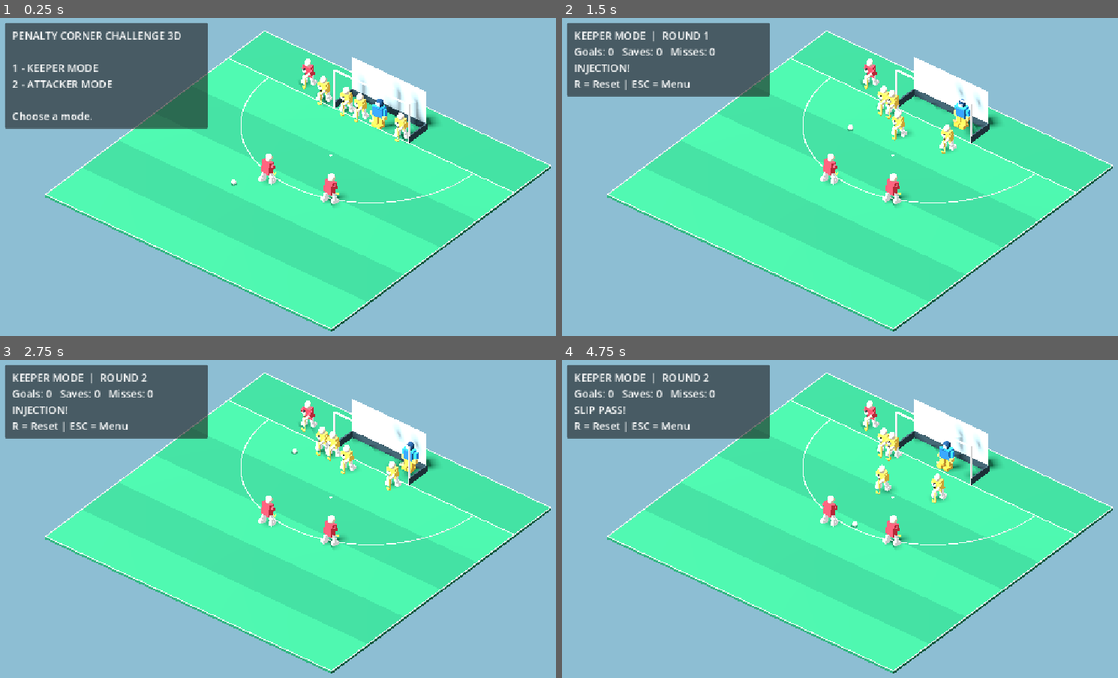
Above: before the commit, frames 1-4 (two rows, left to right).
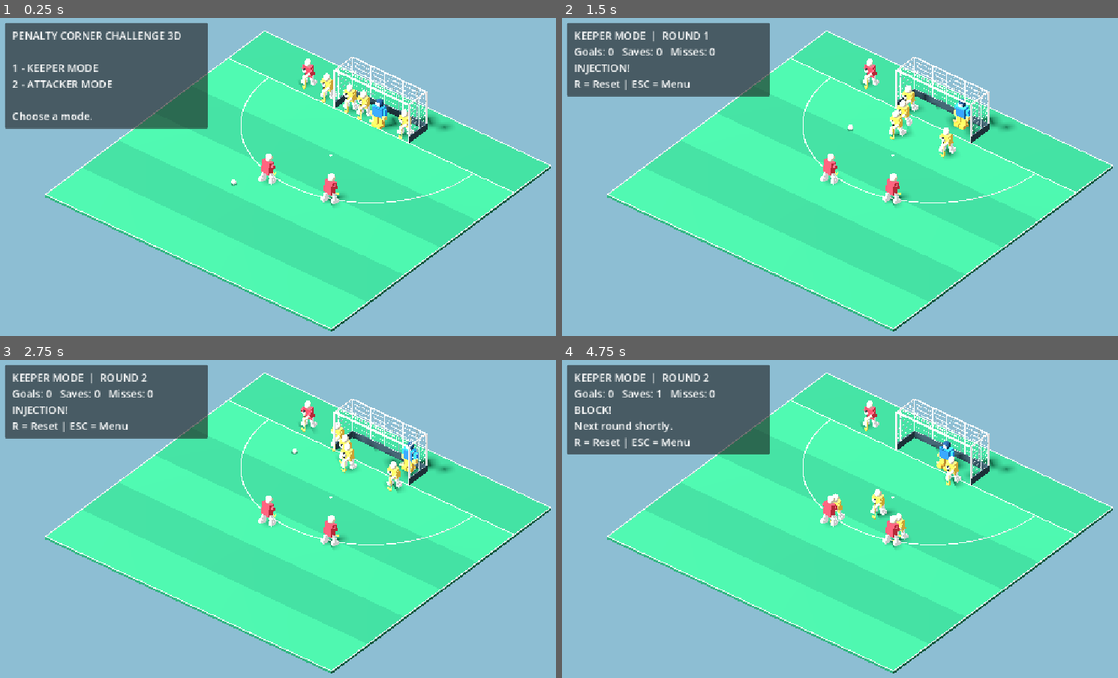
Above: after the commit, the same moments.

Repository: affarf/penalty-corner-challenge-3d
Game: Godot game, scene res://scenes/main_3d.tscn
Same seed, same stepped clock (60 frames per second), same inputs: the game is played once before the commit and once after it.
Inputs:
- Up to frame 1 (0.25 s): no input
- Up to frame 2 (1.5 s): tap Enter at 0.5 s; hold D (move_right) 0.53-1.28 s; tap 1 at 0.6 s; tap Space at 0.77 s; hold S (move_down) from 1.28 s (still down); tap 2 at 1.35 s
- Up to frame 3 (2.75 s): tap Space at 1.52 s; release S (move_down) at 2.03 s; hold D (move_right) from 2.03 s (still down); tap R at 2.1 s
- Up to frame 4 (4.75 s): release D (move_right) at 2.78 s; hold W (move_up) 2.78-3.53 s; tap E at 2.85 s; tap Space at 3.02, 3.77, 4.52 s; hold A (move_left) from 3.53 s (still down); tap 3 at 3.6 s; tap J at 4.35 s

The runs differ from the first frame. In frame 1, 2.0% of the frame differs, in the area x 56-82%, y 12-40%; in frame 2, 2.0%; in frame 3, 1.8%; in frame 4, 4.7%, in the area x 0-82%, y 9-57%.

Commit message:
Added defender movement to rush the ball

Diff:
--- a/scenes/main_3d.tscn
+++ b/scenes/main_3d.tscn
@@ -26,7 +26,7 @@
 height_scale = 1.2
 
 [node name="Goalkeeper3D" parent="." unique_id=2044590347 instance=ExtResource("5_78blk")]
-transform = Transform3D(1.1, 0, 0, 0, 1.1, 0, 0, 0, 1.1, 1.5, 0, -18)
+transform = Transform3D(1.1, 0, 0, 0, 1.1, 0, 0, 0, 1.1, 1, 0, -19)
 min_z = -20.0
 max_z = -10.0
 dive_distance = 1.5
@@ -43,21 +43,21 @@
 height_scale = 1.25
 
 [node name="Defender1" parent="." unique_id=1709637231 instance=ExtResource("4_le0cj")]
-transform = Transform3D(1, 0, 0, 0, 1, 0, 0, 0, 1, -1.5, 0, -18.5)
+transform = Transform3D(1, 0, 0, 0, 1, 0, 0, 0, 1, -1.5, 0, -19)
 shirt_color = Color(0.95686275, 0.77254903, 0.25882354, 1)
 height_scale = 1.2
 
 [node name="Defender2" parent="." unique_id=2130042826 instance=ExtResource("4_le0cj")]
-transform = Transform3D(1, 0, 0, 0, 1, 0, 0, 0, 1, 3, 0, -18.5)
+transform = Transform3D(1, 0, 0, 0, 1, 0, 0, 0, 1, 3, 0, -19)
 shirt_color = Color(0.95686275, 0.77254903, 0.25882354, 1)
 height_scale = 1.2
 
 [node name="Defender3" parent="." unique_id=660391153 instance=ExtResource("4_le0cj")]
-transform = Transform3D(1, 0, 0, 0, 1, 0, 0, 0, 1, -3, 0, -18.5)
+transform = Transform3D(1, 0, 0, 0, 1, 0, 0, 0, 1, -3, 0, -19)
 shirt_color = Color(0.95686275, 0.77254903, 0.25882354, 1)
 height_scale = 1.2
 
 [node name="Defender4" parent="." unique_id=810027603 instance=ExtResource("4_le0cj")]
-transform = Transform3D(1, 0, 0, 0, 1, 0, 0, 0, 1, -5.5, 0, -18.5)
+transform = Transform3D(1, 0, 0, 0, 1, 0, 0, 0, 1, -5.5, 0, -19)
 shirt_color = Color(0.95686275, 0.77254903, 0.25882354, 1)
 height_scale = 1.2
--- a/scripts/ai/defender_rush_3d.gd
+++ b/scripts/ai/defender_rush_3d.gd
@@ -1,30 +1,63 @@
 
 extends Node
 
-@export var rush_speed: float = 6.0
-@export var support_speed: float = 4.0
+signal ball_intercepted
+
+@export_group("Movement")
+@export var first_runner_speed: float = 7.0
+@export var second_runner_speed: float = 5.8
+@export var coverage_speed: float = 4.5
+
+@export_group("Interception")
+@export var intercept_radius: float = 0.75
+@export var intercept_height: float = 0.60
 
 var defenders: Array[Node3D] = []
 var starting_positions: Array[Vector3] = []
-var target_positions: Array[Vector3] = []
+var targets: Array[Vector3] = []
+
+var stopper: Node3D
+var shooter: Node3D
+var ball: Node3D
+
+var goal_z: float = -18.5
+
 var active: bool = false
-
-
-func setup(players: Array[Node3D]) -> void:
+var interception_enabled: bool = false
+var last_ball_position: Vector3 = Vector3.ZERO
+
+
+func setup(
+	players: Array[Node3D],
+	stopper_node: Node3D,
+	shooter_node: Node3D,
+	ball_node: Node3D
+) -> void:
 	defenders = players
+	stopper = stopper_node
+	shooter = shooter_node
+	ball = ball_node
+
 	starting_positions.clear()
-	target_positions.clear()
+	targets.clear()
 
 	for defender in defenders:
 		starting_positions.append(defender.position)
-		target_positions.append(defender.position)
+		targets.append(defender.position)
+
+	last_ball_position = ball.position
 
 
 func reset_runners() -> void:
 	active = false
+	interception_enabled = false
 
 	for i in range(defenders.size()):
 		defenders[i].position = starting_positions[i]
+		defenders[i].set_running(false, 1.0)
+
+	if ball != null:
+		last_ball_position = ball.position
 
 
 func release() -> void:
@@ -32,60 +65,144 @@
 		return
 
 	active = true
-	target_positions.clear()
-
-	# Temporary balanced defensive pattern:
-	# first runner pressures the stopper,
-	# second runner supports,
-	# remaining defenders protect the D.
-
-	target_positions.append(
-		starting_positions[0]
-		+ Vector3(0.0, 0.0, 5.5)
-	)
-
-	target_positions.append(
-		starting_positions[1]
-		+ Vector3(0.0, 0.0, 3.5)
-	)
-
-	target_positions.append(
-		starting_positions[2]
-		+ Vector3(-0.8, 0.0, 1.2)
-	)
-
-	target_positions.append(
-		starting_positions[3]
-		+ Vector3(0.8, 0.0, 1.2)
-	)
+	interception_enabled = true
+
+	# The first runner goes toward the stopper.
+	targets[0] = Vector3(
+		stopper.position.x,
+		0.0,
+		maxf(stopper.position.z - 1.2, goal_z + 0.8)
+	)
+
+	# Second runner pressures the shooter.
+	targets[1] = Vector3(
+		shooter.position.x,
+		0.0,
+		maxf(shooter.position.z - 1.3, goal_z + 0.8)
+	)
+
+	# Third defender protects the passing lane.
+	targets[2] = Vector3(
+		(stopper.position.x + shooter.position.x) * 0.5,
+		0.0,
+		maxf(
+			(stopper.position.z + shooter.position.z) * 0.5 - 2.0,
+			goal_z + 1.0
+		)
+	)
+
+	# Fourth defender stays near the right post.
+	targets[3] = Vector3(
+		2.4,
+		0.0,
+		goal_z + 0.8
+	)
+
+	last_ball_position = ball.position
 
 
 func stop_runners() -> void:
 	active = false
+	interception_enabled = false
+
+	for defender in defenders:
+		defender.set_running(false, 0.0)
 
 
 func _physics_process(delta: float) -> void:
 	if not active:
 		return
 
-	var all_arrived := true
+	var all_arrived: bool = true
 
 	for i in range(defenders.size()):
 		var defender: Node3D = defenders[i]
-		var target: Vector3 = target_positions[i]
-
-		var speed: float = support_speed
+		var target: Vector3 = targets[i]
+
+		var speed: float = coverage_speed
 
 		if i == 0:
-			speed = rush_speed
+			speed = first_runner_speed
+		elif i == 1:
+			speed = second_runner_speed
+
+		var previous_position: Vector3 = defender.position
 
 		defender.position = defender.position.move_toward(
 			target,
 			speed * delta
 		)
 
+		var is_running: bool = (
+			defender.position.distance_to(previous_position) > 0.001
+		)
+
+		defender.set_running(is_running, delta)
+
 		if defender.position.distance_to(target) > 0.05:
 			all_arrived = false
 
+	if interception_enabled:
+		check_interception()
+
 	if all_arrived:
-		active = false
+		for defender in defenders:
+			defender.set_running(false, delta)
+
+
+func check_interception() -> void:
+	if ball == null:
+		return
+
+	if not ball.moving:
+		last_ball_position = ball.position
+		return
+
+	# Only intercept balls near turf level.
+	var ball_bottom: float = (
+		ball.get_ball_height() - ball.ball_radius
+	)
+
+	if ball_bottom > intercept_height:
+		last_ball_position = ball.position
+		return
+
+	var previous_2d := Vector2(
+		last_ball_position.x,
+		last_ball_position.z
+	)
+	var current_2d := Vector2(
+		ball.position.x,
+		ball.position.z
+	)
+
+	for defender in defenders:
+		var defender_2d := Vector2(
+			defender.position.x,
+			defender.position.z
+		)
+
+		# Check the full ball segment to reduce missed
+		# interceptions when the ball moves quickly.
+		var closest: Vector2 = (
+			Geometry2D.get_closest_point_to_segment(
+				defender_2d,
+				previous_2d,
+				current_2d
+			)
+		)
+
+		if defender_2d.distance_to(closest) <= (
+			intercept_radius + ball.ball_radius
+		):
+			active = false
+			interception_enabled = false
+			ball_intercepted.emit()
+			return
+
+	last_ball_position = ball.position
+
+func enable_interceptions() -> void:
+	interception_enabled = true
+	active = true
+	last_ball_position = ball.position
--- a/scripts/game/corner_sequence.gd
+++ b/scripts/game/corner_sequence.gd
@@ -14,6 +14,7 @@
 	"res://scripts/game/shot_resolver.gd"
 )
 signal injection_released
+signal pass_released
 
 enum Phase {
 	IDLE,
@@ -232,6 +233,7 @@
 		ball.pass_speed,
 		0.0
 	)
+	pass_released.emit()
 
 
 func _on_ball_finished() -> void:
@@ -370,3 +372,18 @@
 		"AERIAL SHOT!"
 		if shot_height > 0.0 else "LOW SHOT!"
 	)
+
+
+func handle_defender_interception() -> void:
+	if phase != Phase.PASSING and phase != Phase.SHOOTING:
+		return
+
+	if not ball.moving:
+		return
+
+	ball.stop_ball()
+
+	phase = Phase.FINISHED
+	action_timer = 0.0
+
+	corner_finished.emit("BLOCK!")
--- a/scripts/game/practice_manager.gd
+++ b/scripts/game/practice_manager.gd
@@ -52,11 +52,14 @@
 var status_message: String = ""
 
 
+
 func _ready() -> void:
+	# 1. Create HUD
 	hud = PracticeHUD.new()
 	hud.name = "PracticeHUD"
 	add_child(hud)
 
+	# 2. Create CornerSequence
 	sequence = CornerSequence.new()
 	sequence.name = "CornerSequence"
 	add_child(sequence)
@@ -69,10 +72,7 @@
 		goalkeeper
 	)
 
-	sequence.status_changed.connect(set_status)
-	sequence.corner_finished.connect(_on_corner_finished)
-
-
+	# 3. Create DefenderRush BEFORE connecting signals
 	defender_rush = DefenderRush.new()
 	defender_rush.name = "DefenderRush"
 	add_child(defender_rush)
@@ -84,14 +84,32 @@
 		get_parent().get_node("Defender4")
 	]
 
-	defender_rush.setup(defenders)
+	defender_rush.setup(
+		defenders,
+		attacker1,
+		attacker2,
+		ball
+	)
+
+	# 4. Connect signals
+	sequence.status_changed.connect(set_status)
+	sequence.corner_finished.connect(_on_corner_finished)
 
 	sequence.injection_released.connect(
 		defender_rush.release
 	)
 
-
+	sequence.pass_released.connect(
+		defender_rush.enable_interceptions
+	)
+
+	defender_rush.ball_intercepted.connect(
+		sequence.handle_defender_interception
+	)
+
+	# 5. Display main menu
 	show_menu()
+
 
 
 func _process(delta: float) -> void:
@@ -221,6 +239,9 @@
 
 		"MISS!":
 			misses += 1
+
+		"BLOCK!":
+			saves += 1
 
 	set_status(result + "\nNext round shortly.")
 	round_timer = round_end_delay
--- a/scripts/players/player_3d.gd
+++ b/scripts/players/player_3d.gd
@@ -20,7 +20,9 @@
 var action_rig: Node3D
 var player_animator: Node
 
-
+var left_leg_pivot: Node3D
+var right_leg_pivot: Node3D
+var run_time: float = 0.0
 
 func _ready() -> void:
 	build_player()
@@ -134,43 +136,74 @@
 	# We construct the player facing local +Z.
 	# Rotating the entire player keeps both hands on the stick.
 
-	# Wider stance, with feet apart.
+
+	# Movable legs for procedural running.
+	var left_hip := Vector3(-0.23, 0.91, 0.0)
+	var right_hip := Vector3(0.23, 0.91, 0.0)
+
+	var left_knee := Vector3(-0.37, 0.52, 0.22)
+	var right_knee := Vector3(0.35, 0.53, 0.13)
+
 	var left_foot := Vector3(-0.39, 0.14, 0.24)
 	var right_foot := Vector3(0.39, 0.14, -0.10)
 
+	left_leg_pivot = Node3D.new()
+	left_leg_pivot.name = "LeftLeg"
+	left_leg_pivot.position = left_hip
+	visual_root.add_child(left_leg_pivot)
+
+	right_leg_pivot = Node3D.new()
+	right_leg_pivot.name = "RightLeg"
+	right_leg_pivot.position = right_hip
+	visual_root.add_child(right_leg_pivot)
+
+	# Build each leg relative to its hip pivot.
+	add_segment(
+		left_leg_pivot,
+		Vector3.ZERO,
+		left_knee - left_hip,
+		0.29,
+		legs_color
+	)
+
+	add_segment(
+		left_leg_pivot,
+		left_knee - left_hip,
+		left_foot - left_hip,
+		0.29,
+		legs_color
+	)
+
 	add_box(
-		visual_root,
-		left_foot,
+		left_leg_pivot,
+		left_foot - left_hip,
 		Vector3(0.34, 0.25, 0.52),
 		legs_color
 	)
+
+	add_segment(
+		right_leg_pivot,
+		Vector3.ZERO,
+		right_knee - right_hip,
+		0.29,
+		legs_color
+	)
+
+	add_segment(
+		right_leg_pivot,
+		right_knee - right_hip,
+		right_foot - right_hip,
+		0.29,
+		legs_color
+	)
+
 	add_box(
-		visual_root,
-		right_foot,
+		right_leg_pivot,
+		right_foot - right_hip,
 		Vector3(0.34, 0.25, 0.52),
 		legs_color
 	)
 
-	# Legs lean into the stance.
-	var left_hip := Vector3(-0.23, 0.91, 0.0)
-	var right_hip := Vector3(0.23, 0.91, 0.0)
-
-	var left_knee := Vector3(-0.37, 0.52, 0.22)
-	var right_knee := Vector3(0.35, 0.53, 0.13)
-
-	for segment in [
-		[left_hip, left_knee],
-		[left_knee, left_foot],
-		[right_hip, right_knee],
-		[right_knee, right_foot]
-	]:
-		add_segment(
-			visual_root,
-			segment[0],
-			segment[1],
-			0.29,
-			legs_color
-		)
 
 	# Lean the torso forward.
 	var body_lean: float = stance * 0.34
@@ -326,3 +359,46 @@
 		Vector3(0.86, 0.76, 0.13),
 		Color("#226AA4")
 	)
+
+
+func set_running(running: bool, delta: float) -> void:
+	if left_leg_pivot == null or right_leg_pivot == null:
+		return
+
+	var target_left: float = 0.0
+	var target_right: float = 0.0
+	var target_bounce: float = 0.0
+
+	if running:
+		run_time += delta * 12.0
+
+		target_left = sin(run_time) * 0.42
+		target_right = -sin(run_time) * 0.42
+
+		target_bounce = absf(sin(run_time)) * 0.07
+
+	else:
+		run_time = 0.0
+
+	var blend: float = clampf(delta * 12.0, 0.0, 1.0)
+
+	# Opposite leg movement.
+	left_leg_pivot.rotation.x = lerpf(
+		left_leg_pivot.rotation.x,
+		target_left,
+		blend
+	)
+
+	right_leg_pivot.rotation.x = lerpf(
+		right_leg_pivot.rotation.x,
+		target_right,
+		blend
+	)
+
+	# Small body bounce.
+	if visual_root != null:
+		visual_root.position.y = lerpf(
+			visual_root.position.y,
+			target_bounce,
+			blend
+	)
--- a/scripts/world/goal_3d.gd
+++ b/scripts/world/goal_3d.gd
@@ -1,119 +1,279 @@
 
 extends Node3D
 
+@export_group("Goal Dimensions")
 @export var goal_width: float = 6.0
 @export var goal_height: float = 3.0
 @export var goal_depth: float = 1.8
 
-
-
-const POST_SIZE := 0.10
-const BOARD_HEIGHT := 0.50
+@export_group("Appearance")
+@export var post_size: float = 0.10
+@export var board_height: float = 0.50
+@export var net_spacing: float = 0.38
+@export var net_thickness: float = 0.018
+
+@export var frame_color: Color = Color("#FFFFFF")
+@export var board_color: Color = Color("#263C45")
+@export var net_color: Color = Color("#B8D9DF")
+
+var goal_visuals: Node3D
 
 
 func _ready() -> void:
 	build_goal()
 
 
-func add_part(
-	pos: Vector3,
-	dimensions: Vector3,
-	color: Color
-) -> void:
-	var mesh_instance := MeshInstance3D.new()
-	var mesh := BoxMesh.new()
-	mesh.size = dimensions
-
+func make_material(color: Color) -> StandardMaterial3D:
 	var material := StandardMaterial3D.new()
 	material.albedo_color = color
 	material.roughness = 0.85
-	var net := Color(0.63, 0.72, 0.75, 0.22)
-
-	if color.a < 1.0:
-		material.transparency = BaseMaterial3D.TRANSPARENCY_ALPHA
-
-	mesh_instance.mesh = mesh
-	mesh_instance.material_override = material
-	mesh_instance.position = pos
-	add_child(mesh_instance)
+	material.cull_mode = BaseMaterial3D.CULL_DISABLED
+	return material
+
+
+func add_part(
+	start: Vector3,
+	finish: Vector3,
+	thickness: float,
+	color: Color
+) -> void:
+	var direction: Vector3 = finish - start
+	var length: float = direction.length()
+
+	if length < 0.001:
+		return
+
+	var instance := MeshInstance3D.new()
+	var mesh := BoxMesh.new()
+
+	mesh.size = Vector3(
+		thickness,
+		length,
+		thickness
+	)
+
+	instance.mesh = mesh
+	instance.position = (start + finish) * 0.5
+	instance.quaternion = Quaternion(
+		Vector3.UP,
+		direction.normalized()
+	)
+	instance.material_override = make_material(color)
+
+	goal_visuals.add_child(instance)
+
+
+func add_board(
+	pos: Vector3,
+	size: Vector3
+) -> void:
+	var instance := MeshInstance3D.new()
+	var mesh := BoxMesh.new()
+	mesh.size = size
+
+	instance.mesh = mesh
+	instance.position = pos
+	instance.material_override = make_material(board_color)
+
+	goal_visuals.add_child(instance)
+
+
+func add_net_line(
+	start: Vector3,
+	finish: Vector3
+) -> void:
+	add_part(
+		start,
+		finish,
+		net_thickness,
+		net_color
+	)
 
 
 func build_goal() -> void:
-	var white := Color("#FFFFFF")
-	var boards := Color("#263C45")
-	var net := Color("#A1B8C0")
-
-	var half_width := goal_width / 2.0
-
-	# Front posts
+	if goal_visuals != null:
+		goal_visuals.queue_free()
+
+	goal_visuals = Node3D.new()
+	goal_visuals.name = "GoalVisuals"
+	add_child(goal_visuals)
+
+	var half_width: float = goal_width * 0.5
+	var back_z: float = -goal_depth
+
+	# ----------------------------------------
+	# 1. FRONT GOAL FRAME
+	# ----------------------------------------
+
 	for side in [-1.0, 1.0]:
 		add_part(
+			Vector3(side * half_width, 0, 0),
+			Vector3(side * half_width, goal_height, 0),
+			post_size,
+			frame_color
+		)
+
+	add_part(
+		Vector3(-half_width, goal_height, 0),
+		Vector3(half_width, goal_height, 0),
+		post_size,
+		frame_color
+	)
+
+	# ----------------------------------------
+	# 2. REAR SUPPORT FRAME
+	# ----------------------------------------
+
+	for side in [-1.0, 1.0]:
+		var x: float = side * half_width
+
+		# Rear vertical upright
+		add_part(
+			Vector3(x, 0, back_z),
+			Vector3(x, goal_height, back_z),
+			post_size * 0.65,
+			frame_color
+		)
+
+		# Upper bar connecting front and rear
+		add_part(
+			Vector3(x, goal_height, 0),
+			Vector3(x, goal_height, back_z),
+			post_size * 0.65,
+			frame_color
+		)
+
+	# Upper rear cross support
+	add_part(
+		Vector3(-half_width, goal_height, back_z),
+		Vector3(half_width, goal_height, back_z),
+		post_size * 0.65,
+		frame_color
+	)
+
+	# ----------------------------------------
+	# 3. BACKBOARD AND SIDEBOARDS
+	# ----------------------------------------
+
+	add_board(
+		Vector3(0, board_height * 0.5, back_z),
+		Vector3(goal_width, board_height, post_size)
+	)
+
+	for side in [-1.0, 1.0]:
+		add_board(
 			Vector3(
 				side * half_width,
-				goal_height / 2.0,
-				0
+				board_height * 0.5,
+				back_z * 0.5
 			),
-			Vector3(
-				POST_SIZE,
+			Vector3(post_size, board_height, goal_depth)
+		)
+
+	# ----------------------------------------
+	# 4. BACK NET — GRID
+	# ----------------------------------------
+
+	var horizontal_count: int = maxi(
+		1,
+		ceili(goal_width / net_spacing)
+	)
+
+	var vertical_count: int = maxi(
+		1,
+		ceili((goal_height - board_height) / net_spacing)
+	)
+
+	# Vertical mesh strands
+	for i in range(horizontal_count + 1):
+		var x: float = lerpf(
+			-half_width,
+			half_width,
+			float(i) / float(horizontal_count)
+		)
+
+		add_net_line(
+			Vector3(x, board_height, back_z),
+			Vector3(x, goal_height, back_z)
+		)
+
+	# Horizontal mesh strands
+	for i in range(vertical_count + 1):
+		var y: float = lerpf(
+			board_height,
+			goal_height,
+			float(i) / float(vertical_count)
+		)
+
+		add_net_line(
+			Vector3(-half_width, y, back_z),
+			Vector3(half_width, y, back_z)
+		)
+
+	# ----------------------------------------
+	# 5. SIDE NETS
+	# ----------------------------------------
+
+	var depth_count: int = maxi(
+		1,
+		ceili(goal_depth / net_spacing)
+	)
+
+	for side in [-1.0, 1.0]:
+		var x: float = side * half_width
+
+		# Vertical strands along goal depth
+		for i in range(depth_count + 1):
+			var z: float = lerpf(
+				back_z,
+				0.0,
+				float(i) / float(depth_count)
+			)
+
+			add_net_line(
+				Vector3(x, board_height, z),
+				Vector3(x, goal_height, z)
+			)
+
+		# Horizontal strands along the side
+		for i in range(vertical_count + 1):
+			var y: float = lerpf(
+				board_height,
 				goal_height,
-				POST_SIZE
-			),
-			white
-		)
-
-	# Crossbar
-	add_part(
-		Vector3(0, goal_height, 0),
-		Vector3(
-			goal_width + POST_SIZE,
-			POST_SIZE,
-			POST_SIZE
-		),
-		white
-	)
-
-	# Backboard
-	add_part(
-		Vector3(
-			0,
-			BOARD_HEIGHT / 2.0,
-			-goal_depth
-		),
-		Vector3(
-			goal_width,
-			BOARD_HEIGHT,
-			POST_SIZE
-		),
-		boards
-	)
-
-	# Sideboards
-	for side in [-1.0, 1.0]:
-		add_part(
-			Vector3(
-				side * half_width,
-				BOARD_HEIGHT / 2.0,
-				-goal_depth / 2.0
-			),
-			Vector3(
-				POST_SIZE,
-				BOARD_HEIGHT,
-				goal_depth
-			),
-			boards
-		)
-
-	# Placeholder upper net
-	add_part(
-		Vector3(
-			0,
-			(goal_height + BOARD_HEIGHT) / 2.0,
-			-goal_depth
-		),
-		Vector3(
-			goal_width,
-			goal_height - BOARD_HEIGHT,
-			0.025
-		),
-		net
-	)
+				float(i) / float(vertical_count)
+			)
+
+			add_net_line(
+				Vector3(x, y, back_z),
+				Vector3(x, y, 0)
+			)
+
+	# ----------------------------------------
+	# 6. ROOF NET
+	# ----------------------------------------
+
+	# Longitudinal net strands
+	for i in range(horizontal_count + 1):
+		var x: float = lerpf(
+			-half_width,
+			half_width,
+			float(i) / float(horizontal_count)
+		)
+
+		add_net_line(
+			Vector3(x, goal_height, 0),
+			Vector3(x, goal_height, back_z)
+		)
+
+	# Transverse net strands
+	for i in range(depth_count + 1):
+		var z: float = lerpf(
+			back_z,
+			0.0,
+			float(i) / float(depth_count)
+		)
+
+		add_net_line(
+			Vector3(-half_width, goal_height, z),
+			Vector3(half_width, goal_height, z)
+		)
